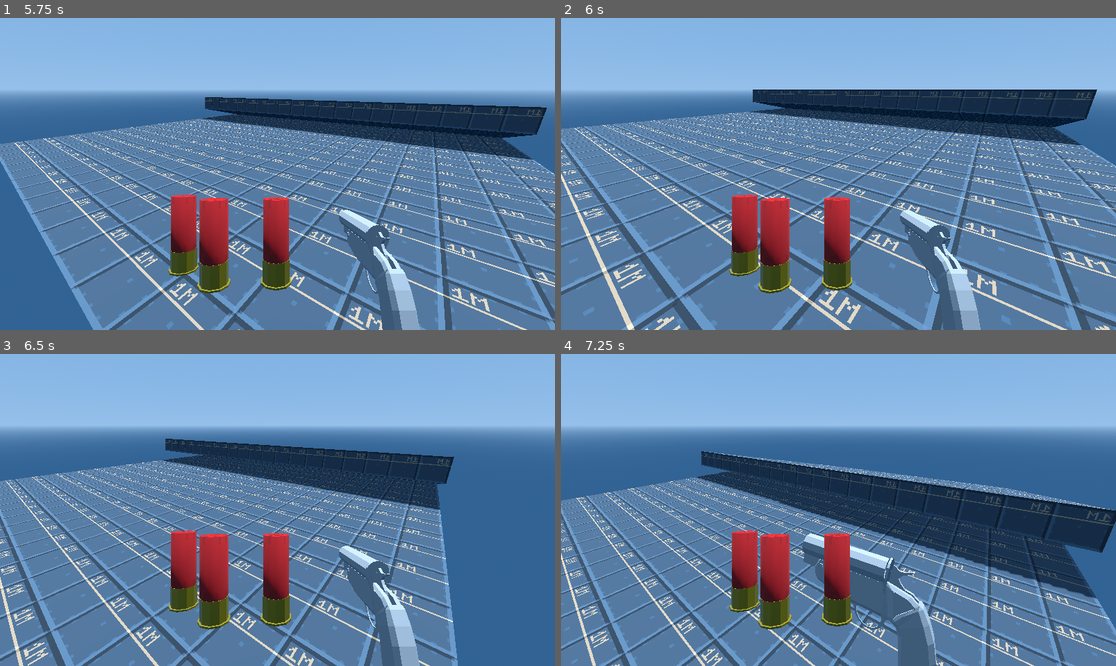
Above: before the commit, frames 1-4 (two rows, left to right).
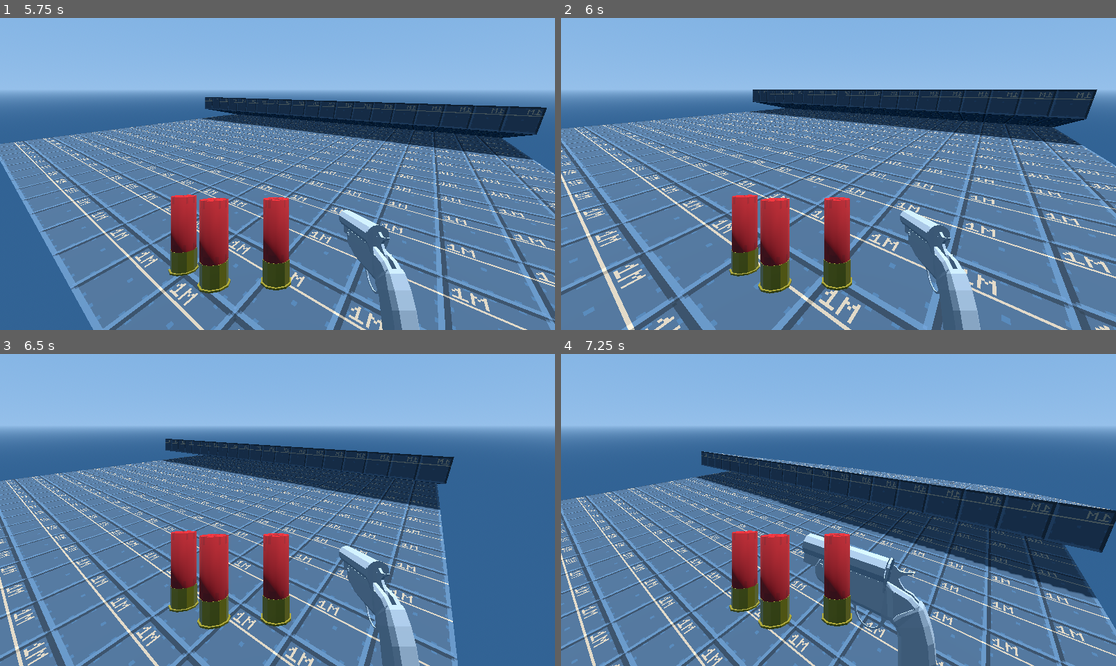
Above: after the commit, the same moments.

Repository: jashjhj/fp-shooter-game
Game: Godot game, scene res://maps/level_0.tscn
Two runs of this game, one before a commit and one after it. Both use one fixed random seed, a clock stepped at 60 frames per second and the inputs below.
Inputs (mouse positions are in pixels of both pictures, inside the frame that each line leads up to):
- Up to frame 1 (5.75 s): tap Enter (ui_accept) at 0.5, 0.77, 1.52, 2.75, 3.02, 3.77, 4.52 s; move the mouse to (305, 174) at 0.52 s; hold W (move_forward) 0.53-1.28 s; hold Alt (inspect) 0.53-1.28 s; move the mouse to (166, 189) at 1.27 s; hold S (move_backward) 1.28-2.03 s; click (166, 189) at 1.35 s; move the mouse to (288, 167) at 2.02 s; hold Right mouse button (interact_1) 2.03-2.78 s; hold W (move_forward) 2.03-3.53 s; move the mouse to (249, 236) at 2.77 s; tap Middle mouse button (look_during_inspect) at 2.85 s; move the mouse to (444, 220) at 3.52 s; hold Alt (inspect) 3.53-4.28 s; hold A (move_left) 3.53-5.03 s; move the mouse to (111, 127) at 4.27 s; click (111, 127) at 4.35 s; move the mouse to (283, 174) at 5.02 s; hold W (move_forward) from 5.03 s (still down); hold Right mouse button (interact_1) from 5.03 s (still down)
- Up to frame 2 (6 s): move the mouse to (755, 96) at 5.77 s; release W (move_forward) at 5.78 s; release Right mouse button (interact_1) at 5.78 s; hold D (move_right) from 5.78 s (still down); tap Middle mouse button (look_during_inspect) at 5.85 s
- Up to frame 3 (6.5 s): keep holding D (move_right); tap Enter (ui_accept) at 6.02 s
- Up to frame 4 (7.25 s): move the mouse to (960, 494) at 6.52 s; release D (move_right) at 6.53 s; hold W (move_forward) from 6.53 s (still down); hold Alt (inspect) from 6.53 s (still down); tap Enter (ui_accept) at 6.77 s

Frame 1 is identical in both runs. In frame 2, less than 0.1% of the frame differs, in the area x 0-100%, y 24-100%; in frame 3, less than 0.1%; in frame 4, less than 0.1%.

Commit message:
Added Gun_Insertable_Droppable that you can toss!

Diff:
--- a/gameobjects/guns/instances/Flare_Gun/12ga_Shot.tscn
+++ b/gameobjects/guns/instances/Flare_Gun/12ga_Shot.tscn
@@ -38,12 +38,20 @@
 [sub_resource type="BoxShape3D" id="BoxShape3D_ws1k8"]
 size = Vector3(0.0175781, 0.0562402, 0.0166016)
 
-[node name="12Ga_Shot" type="Node3D" node_paths=PackedStringArray("BULLET_SOURCE", "MODEL", "BEGIN_INTERACT_COLLIDER")]
+[sub_resource type="PhysicsMaterial" id="PhysicsMaterial_v48hg"]
+friction = 0.3
+bounce = 0.4
+
+[sub_resource type="CylinderShape3D" id="CylinderShape3D_v48hg"]
+height = 0.06
+radius = 0.01
+
+[node name="12Ga_Shot" type="Node3D" node_paths=PackedStringArray("BULLET_SOURCE", "RIGIDBODY", "MODEL", "BEGIN_INTERACT_COLLIDER")]
 script = ExtResource("1_v48hg")
 BULLET_SOURCE = NodePath("Model/Bullet-source")
+RIGIDBODY = NodePath("Model/RigidBody3D")
 MODEL = NodePath("Model")
-BEGIN_INTERACT_COLLIDER = NodePath("Model/Area3D")
-metadata/_custom_type_script = "uid://dinyj7n6bftbt"
+BEGIN_INTERACT_COLLIDER = NodePath("Model/Interact_Area")
 
 [node name="Model" type="Node3D" parent="."]
 
@@ -58,8 +66,21 @@
 transform = Transform3D(1, 0, 0, 0, -4.37114e-08, 1, 0, -1, -4.37114e-08, 0, 0, 0)
 bullet_data = SubResource("Resource_rcm1f")
 
-[node name="Area3D" type="Area3D" parent="Model"]
+[node name="Interact_Area" type="Area3D" parent="Model"]
 
-[node name="CollisionShape3D" type="CollisionShape3D" parent="Model/Area3D"]
+[node name="CollisionShape3D" type="CollisionShape3D" parent="Model/Interact_Area"]
 transform = Transform3D(1, 0, 0, 0, 1, 0, 0, 0, 1, 0, -0.0281201, 0)
 shape = SubResource("BoxShape3D_ws1k8")
+
+[node name="RigidBody3D" type="RigidBody3D" parent="Model"]
+collision_layer = 0
+axis_lock_angular_x = true
+axis_lock_angular_y = true
+axis_lock_angular_z = true
+mass = 0.05
+physics_material_override = SubResource("PhysicsMaterial_v48hg")
+continuous_cd = true
+
+[node name="Rigidbody_Collider" type="CollisionShape3D" parent="Model/RigidBody3D"]
+transform = Transform3D(1, 0, 0, 0, 1, 0, 0, 0, 1, 0, -0.0281201, 0)
+shape = SubResource("CylinderShape3D_v48hg")
--- a/gameobjects/guns/instances/Flare_Gun/Flare_Gun.tscn
+++ b/gameobjects/guns/instances/Flare_Gun/Flare_Gun.tscn
@@ -6,7 +6,7 @@
 [ext_resource type="Script" uid="uid://cspvfnih4rfcf" path="res://gameobjects/guns/parts/elements/Gun_Part_Hammer_Single.gd" id="4_0cm1b"]
 [ext_resource type="Script" uid="uid://oftnu600v54l" path="res://gameobjects/guns/parts/Gun_Part_Listener.gd" id="5_nq1xb"]
 [ext_resource type="ArrayMesh" uid="uid://clrl1m3vy0iys" path="res://assets/models/guns/Flare_Gun/Hammer.obj" id="6_h5mg1"]
-[ext_resource type="Script" uid="uid://d3ti8mrkqn6ai" path="res://gameobjects/guns/parts/interactivity_code/Gun_Part_Rotateable.gd" id="7_pfsts"]
+[ext_resource type="Script" uid="uid://d3ti8mrkqn6ai" path="res://gameobjects/guns/parts/interactivity_code/bases/Gun_Part_Rotateable.gd" id="7_pfsts"]
 [ext_resource type="ArrayMesh" uid="uid://b47ll0ectwnc" path="res://assets/models/guns/Flare_Gun/Barrel.obj" id="8_t570b"]
 [ext_resource type="Script" uid="uid://itw3hsoocbo4" path="res://gameobjects/guns/parts/elements/Gun_Part_Chamber_Manual.gd" id="10_t570b"]
 [ext_resource type="Script" uid="uid://dod00lbrjpcyo" path="res://gameobjects/guns/parts/interactivity_code/action_nodes/toggle/Gun_Action_Rotatable_Impose_Limit.gd" id="11_h5mg1"]
--- a/gameobjects/guns/instances/Welrod_Special/Welrod_Special.tscn
+++ b/gameobjects/guns/instances/Welrod_Special/Welrod_Special.tscn
@@ -5,7 +5,7 @@
 [ext_resource type="ArrayMesh" uid="uid://elmpags3uasr" path="res://assets/models/guns/Welrod_Special/Bolt.obj" id="3_cc0h1"]
 [ext_resource type="PackedScene" uid="uid://7ayolcmhcbpv" path="res://gameobjects/guns/instances/Welrod_Special/Magazine_12rd.tscn" id="6_8xgxp"]
 [ext_resource type="ArrayMesh" uid="uid://b33wk4e78wehj" path="res://assets/models/guns/Welrod_Special/Round.obj" id="6_j1grg"]
-[ext_resource type="Script" uid="uid://dymfggnfgsan6" path="res://gameobjects/guns/parts/interactivity_code/Gun_Part_Insertable_Slot.gd" id="7_jr0kp"]
+[ext_resource type="Script" uid="uid://dymfggnfgsan6" path="res://gameobjects/guns/parts/interactivity_code/bases/Gun_Part_Insertable_Slot.gd" id="7_jr0kp"]
 [ext_resource type="ArrayMesh" uid="uid://bwtm4vp7jdn8" path="res://assets/models/guns/Welrod_Special/Trigger.obj" id="7_l63kn"]
 
 [sub_resource type="BoxShape3D" id="BoxShape3D_bhpic"]
--- a/gameobjects/guns/parts/elements/insertable/Gun_Insertable_Chamberable_Round.gd
+++ b/gameobjects/guns/parts/elements/insertable/Gun_Insertable_Chamberable_Round.gd
@@ -1,4 +1,4 @@
-class_name Gun_Insertable_Chamberable_Round extends Gun_Insertable
+class_name Gun_Insertable_Chamberable_Round extends Gun_Insertable_Droppable
 
 ##Is a live round
 @export var is_live:bool = true
--- /dev/null
+++ b/gameobjects/guns/parts/elements/insertable/Gun_Insertable_Droppable.gd
@@ -0,0 +1,37 @@
+class_name Gun_Insertable_Droppable extends Gun_Insertable
+
+#Upon being dropped, reparents whole object to the assigned rigidbody adn adds it as rubbish globally to scene.
+
+
+@export var RIGIDBODY:RigidBody3D;
+
+
+##Ready
+func _ready():
+	super._ready();
+	RIGIDBODY.process_mode = Node.PROCESS_MODE_DISABLED
+
+var prev_pos:Vector3;
+var prev_angles:Vector3;
+var prev_delta:float;
+func _physics_process(delta: float) -> void:
+	prev_pos = MODEL.global_position;
+	prev_angles = MODEL.global_rotation;
+	prev_delta = delta
+
+func disable_focus():
+	super.disable_focus();
+	if(!is_housed):
+		is_focusable = false;
+		RIGIDBODY.reparent(get_tree().get_current_scene())
+
+		for child in get_children():
+			if child != RIGIDBODY:
+				child.reparent(RIGIDBODY)
+
+		RIGIDBODY.linear_velocity = (MODEL.global_position - prev_pos)/prev_delta
+		RIGIDBODY.angular_velocity = (MODEL.global_rotation - prev_angles)/prev_delta * 5
+		Globals.RUBBISH_COLLECTOR.add_rubbish(RIGIDBODY);
+
+		RIGIDBODY.process_mode = Node.PROCESS_MODE_INHERIT;
+		queue_free()
--- a/gameobjects/guns/parts/interactivity_code/Gun_Part_Tools.tscn
+++ b/gameobjects/guns/parts/interactivity_code/Gun_Part_Tools.tscn
@@ -1,6 +1,6 @@
 [gd_scene load_steps=5 format=3 uid="uid://bn87p7eq210ec"]
 
-[ext_resource type="Script" uid="uid://c3rfjbnda174v" path="res://gameobjects/guns/parts/interactivity_code/Gun_Part_Tools.gd" id="1_tvcft"]
+[ext_resource type="Script" uid="uid://c3rfjbnda174v" path="res://gameobjects/guns/parts/interactivity_code/bases/Gun_Part_Tools.gd" id="1_tvcft"]
 
 [sub_resource type="BoxShape3D" id="BoxShape3D_pyk3q"]
 size = Vector3(3, 0.001, 3)
--- a/gameobjects/guns/parts/interactivity_code/Gun_Insertable.gd
+++ b/gameobjects/guns/parts/interactivity_code/bases/Gun_Insertable.gd
@@ -1,5 +1,6 @@
 class_name Gun_Insertable extends Gun_Part_Interactive
 
+##Everything that should move with the model, should be a child of MODEL.
 @export var MODEL:Node3D;
 
 @export var PLANE_NORMAL:Vector3 = Vector3(0, 0, 1)
@@ -99,7 +100,9 @@
 				if(not collider_parent is Gun_Part_Insertable_Slot):
 					push_error("Collider with layer 18 - INSERTION AREA LAYER - Not a child of an Insertable Slot", insertable_searcher.get_collider())
 				collider_parent = collider_parent as Gun_Part_Insertable_Slot; #type casting
-				if(collider_parent.INSERTION_ACCEPTANCE & INSERTION_ACCEPTANCE != 0 and not collider_parent.is_locked): # if overlap, ie can be accepted
+
+				#Condition for allowing a slot
+				if(collider_parent.INSERTION_ACCEPTANCE & INSERTION_ACCEPTANCE != 0 and not collider_parent.is_locked and not collider_parent.is_housed): # if overlap, ie can be accepted
 					CURRENT_SLOT = collider_parent;
 					CURRENT_SLOT.housed_insertable = self;
 
@@ -120,7 +123,7 @@
 
 			if(insertion >= 0): # If being inserted
 				if(cos(CURRENT_SLOT.SLOT_ANGLE_TOLERANCE) > abs(MODEL.global_basis.y.dot(CURRENT_SLOT.global_basis*CURRENT_SLOT.INSERTION_VECTOR))):#If within tolerances for slot
-					insertion = min(0, insertion)
+					insertion = min(0.0, insertion)
 				else:
 					insertion = min(insertion, CURRENT_SLOT.INSERTION_LENGTH)
 					effective_lerp_rate_angular = 0.9
--- a/project.godot
+++ b/project.godot
@@ -79,6 +79,11 @@
 3d_physics/layer_19="Gun_Use_Element"
 3d_physics/layer_20="Gun_Use_Layer_Extra"
 
+[physics]
+
+3d/physics_engine="Jolt Physics"
+jolt_physics_3d/simulation/penetration_slop=0.001
+
 [rendering]
 
 lights_and_shadows/directional_shadow/size=8192
Not shown: 1 places in gameobjects/guns/instances/Flare_Gun/12ga_Shot.tscn that only renumber resources
Not shown, added: gameobjects/guns/parts/elements/insertable/Gun_Insertable_Droppable.gd.uid
Not shown, removed: gameobjects/guns/parts/interactivity_code/Gun_Insertable_old.txt
Not shown, removed: gameobjects/guns/parts/interactivity_code/Gun_Insertable_old.txt.uid
Renamed: gameobjects/guns/parts/interactivity_code/Gun_Insertable.gd.uid -> gameobjects/guns/parts/interactivity_code/bases/Gun_Insertable.gd.uid
Renamed: gameobjects/guns/parts/interactivity_code/Gun_Part_Insertable_Slot.gd -> gameobjects/guns/parts/interactivity_code/bases/Gun_Part_Insertable_Slot.gd
Renamed: gameobjects/guns/parts/interactivity_code/Gun_Part_Insertable_Slot.gd.uid -> gameobjects/guns/parts/interactivity_code/bases/Gun_Part_Insertable_Slot.gd.uid
Renamed: gameobjects/guns/parts/interactivity_code/Gun_Part_Interactive.gd -> gameobjects/guns/parts/interactivity_code/bases/Gun_Part_Interactive.gd
Renamed: gameobjects/guns/parts/interactivity_code/Gun_Part_Interactive.gd.uid -> gameobjects/guns/parts/interactivity_code/bases/Gun_Part_Interactive.gd.uid
Renamed: gameobjects/guns/parts/interactivity_code/Gun_Part_Rotateable.gd -> gameobjects/guns/parts/interactivity_code/bases/Gun_Part_Rotateable.gd
Renamed: gameobjects/guns/parts/interactivity_code/Gun_Part_Rotateable.gd.uid -> gameobjects/guns/parts/interactivity_code/bases/Gun_Part_Rotateable.gd.uid
Renamed: gameobjects/guns/parts/interactivity_code/Gun_Part_Slideable.gd -> gameobjects/guns/parts/interactivity_code/bases/Gun_Part_Slideable.gd
(and 3 more such lines)
